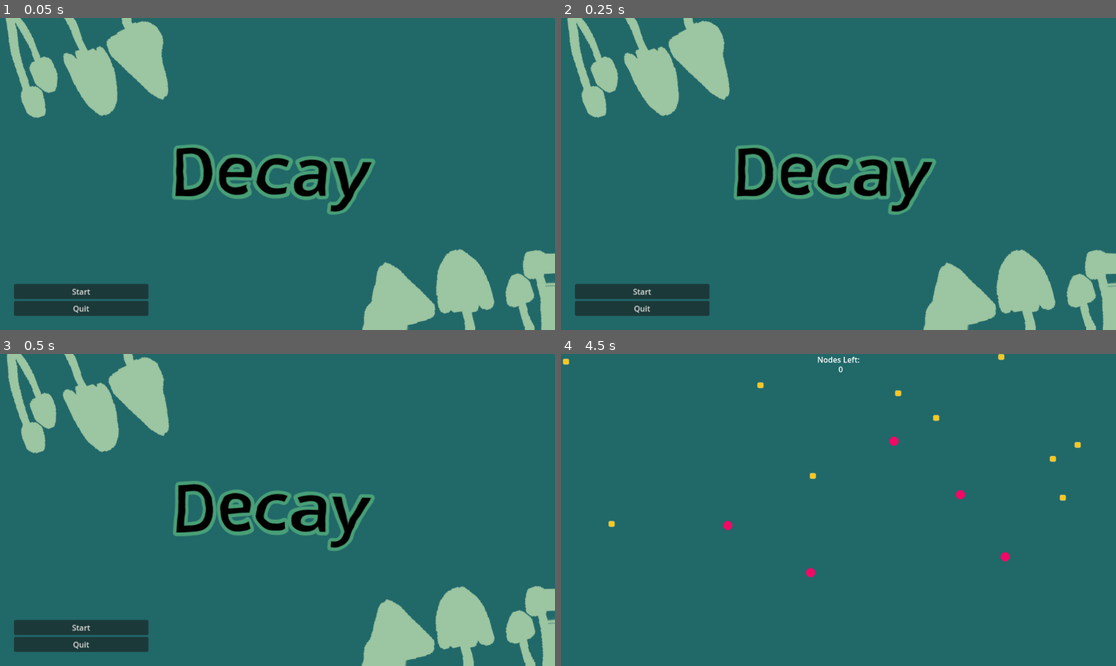
Above: before the commit, frames 1-4 (two rows, left to right).
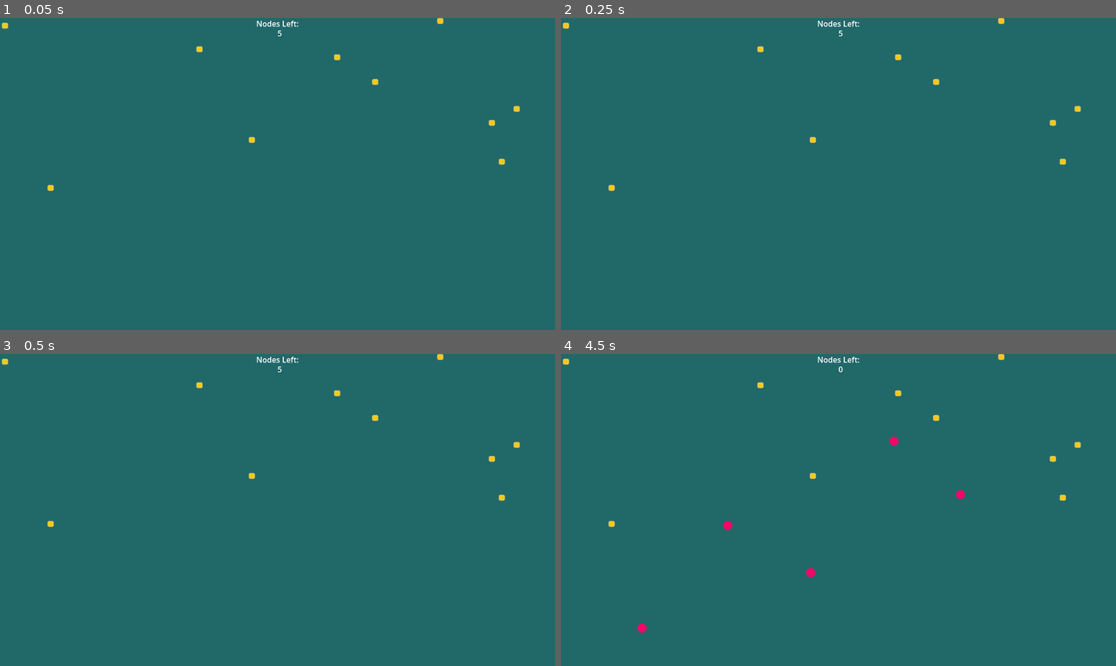
Above: after the commit, the same moments.

Repository: Alpha-Hotel/GameJamJan24
Game: Godot game, scene res://main.tscn
The game is run twice, just before and just after one commit, with the same random seed, the same clock (stepped at 60 frames per second) and the same inputs. Before the commit the project starts from res://Scenes/menu.tscn. The engine's default icon, where the game draws it, is replaced by a stand-in: a white triangle on a blue panel in a dark square.
Inputs (mouse positions are in pixels of both pictures, inside the frame that each line leads up to):
- Up to frame 1 (0.05 s): no input
- Up to frame 2 (0.25 s): no input
- Up to frame 3 (0.5 s): no input
- Up to frame 4 (4.5 s): click (644, 628) at 0.5 s, where only the run before the commit has a clickable "Start"; tap Enter at 1.25, 2.75, 4.25 s; move the mouse to (960, 494) at 1.27 s; click (960, 494) at 1.35 s; tap Space at 2, 3.5 s; move the mouse to (727, 525) at 2.02 s; click (727, 525) at 2.1 s; move the mouse to (894, 441) at 2.77 s; click (894, 441) at 2.85 s; move the mouse to (810, 572) at 3.52 s; click (810, 572) at 3.6 s; move the mouse to (1005, 556) at 4.27 s; click (1005, 556) at 4.35 s

The runs differ from the first frame. In frame 1, 16% of the frame differs, in the area x 0-100%, y 0-100%; in frame 2, 16%; in frame 3, 16%; in frame 4, less than 0.1%.

Commit message:
added node connection

Diff:
--- /dev/null
+++ b/Scenes/connector.tscn
@@ -0,0 +1,13 @@
+[gd_scene load_steps=2 format=3 uid="uid://c7pdd8t2ce2cg"]
+
+[ext_resource type="Texture2D" uid="uid://c7b1nw0kseyxd" path="res://Frames/nutrient_channel.png" id="1_w8vrb"]
+
+[node name="connector" type="Line2D"]
+z_index = -1
+texture_repeat = 2
+scale = Vector2(0.3, 0.3)
+points = PackedVector2Array(1636.67, 1130, 916.667, 1116.67)
+closed = true
+width = 30.0
+texture = ExtResource("1_w8vrb")
+texture_mode = 1
--- a/Scenes/node.gd
+++ b/Scenes/node.gd
@@ -2,7 +2,7 @@
 
 const mycelia_node = preload("res://Scenes/mycelia_node.tscn")
 const resource_node = preload("res://Scenes/resource_node.tscn")
-
+const connector = preload("res://Scenes/connector.tscn")
 # Called when the node enters the scene tree for the first time.
 func _ready():
 	$HUD/Counter_number.text = "5"
@@ -36,11 +36,13 @@
 			print("no collision")
 			add_mycelia_node(event.position)
 			$HUD/Counter_number.text = str(int($HUD/Counter_number.text)-1)
-			expanding_collision() #do something with this
+			var collisions = expanding_collision() #do something with this
+
+			add_connections(event.position, collisions[1])
 		else:
 			if int($HUD/Counter_number.text) > 0:
 				print("collision ", $Collider.scale)
-		add_connecting_lines(event.position, closest_node_1, closest_node_2)
+
 
 	elif event is InputEventMouseMotion:
 		#print("Mouse Motion at: ", event.position)
@@ -70,23 +72,32 @@
 	print("expanding collision ", $Collider.is_colliding())
 	$Collider.scale =Vector2(1,1)
 
-	return get_non_player($Collider.collision_result)
 
+	return sort_collisions($Collider.collision_result)
 
-func get_non_player(list):
-	var new_list = []
+func add_connections(pos1, pos_list):
+	# This function adds a connection line with nodes at two given positions (pos1, pos2)
+	for pos2 in pos_list:
+		var conn = connector.instantiate()
+		add_child(conn)
+		var conn_transform = conn.get_global_transform_with_canvas().affine_inverse()
+		conn.set_point_position(0, pos1 * conn_transform)
+		conn.set_point_position(1, pos2.point * conn_transform)
+		conn.add_to_group("connectors")
+
+func sort_collisions(list):
+	var new_list = [[],[]]
 	for i in list:
 		if not i["collider"] in get_tree().get_nodes_in_group("mycelia_nodes"):
-			new_list.append(i)
+			new_list[0].append(i)
 			print("non-mycelia hit")
 		else:
+			new_list[1].append(i)
 			print("mycelia node hit")
 
 	return new_list
 
 
-func add_connecting_lines(placed_pos, pos_2, pos_3):
-	pass
 
 func get_attributes_of_all():
 
--- a/main.tscn
+++ b/main.tscn
@@ -1,20 +1,8 @@
-[gd_scene load_steps=5 format=3 uid="uid://dn8o2yey1228"]
+[gd_scene load_steps=3 format=3 uid="uid://dn8o2yey1228"]
 
 [ext_resource type="Script" path="res://Scenes/node.gd" id="1_t50d0"]
-[ext_resource type="Texture2D" uid="uid://bdl83211arm7o" path="res://icon.svg" id="2_na0oh"]
 
 [sub_resource type="CircleShape2D" id="CircleShape2D_fptqp"]
-
-[sub_resource type="SpriteFrames" id="SpriteFrames_bduqp"]
-animations = [{
-"frames": [{
-"duration": 1.0,
-"texture": ExtResource("2_na0oh")
-}],
-"loop": true,
-"name": &"default",
-"speed": 5.0
-}]
 
 [node name="main" type="Node2D"]
 script = ExtResource("1_t50d0")
@@ -46,9 +34,3 @@
 offset_bottom = 43.0
 grow_horizontal = 2
 vertical_alignment = 1
-
-[node name="Node_signal" type="AnimatedSprite2D" parent="HUD"]
-visible = false
-position = Vector2(396, 151)
-scale = Vector2(0.25, 0.289063)
-sprite_frames = SubResource("SpriteFrames_bduqp")
--- a/project.godot
+++ b/project.godot
@@ -11,7 +11,7 @@
 [application]
 
 config/name="Game Jam Jan 24"
-run/main_scene="res://Scenes/menu.tscn"
+run/main_scene="res://main.tscn"
 config/features=PackedStringArray("4.2", "Forward Plus")
 boot_splash/bg_color=Color(0.129412, 0.407843, 0.411765, 1)
 config/icon="res://icon.svg"
Binary file added: Frames/nutrient_channel.png
Not shown, added: Frames/nutrient_channel.png.import
Not shown, changed: .gitignore
